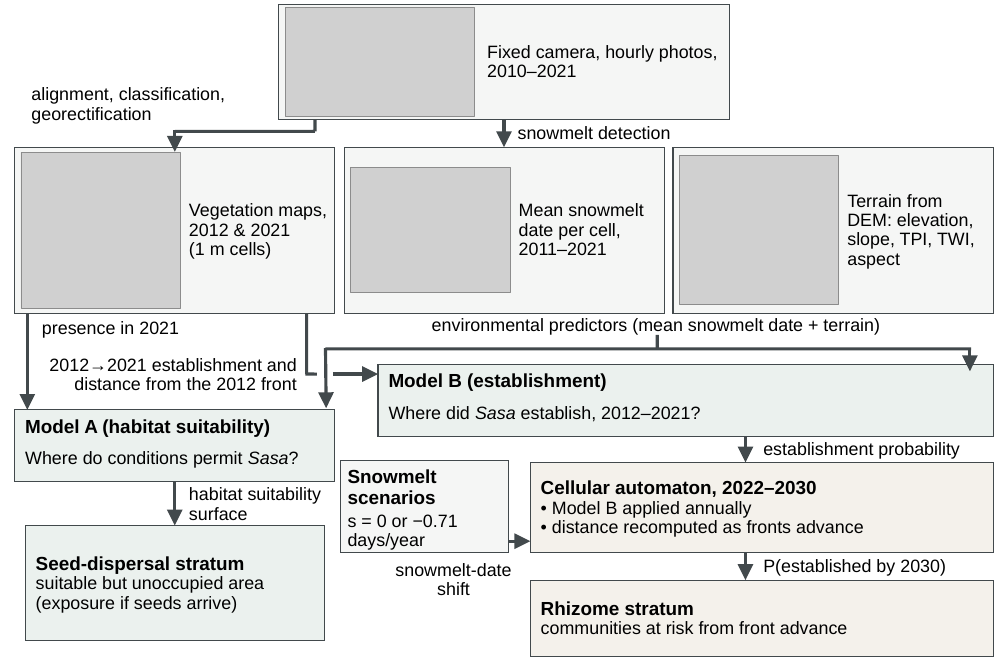
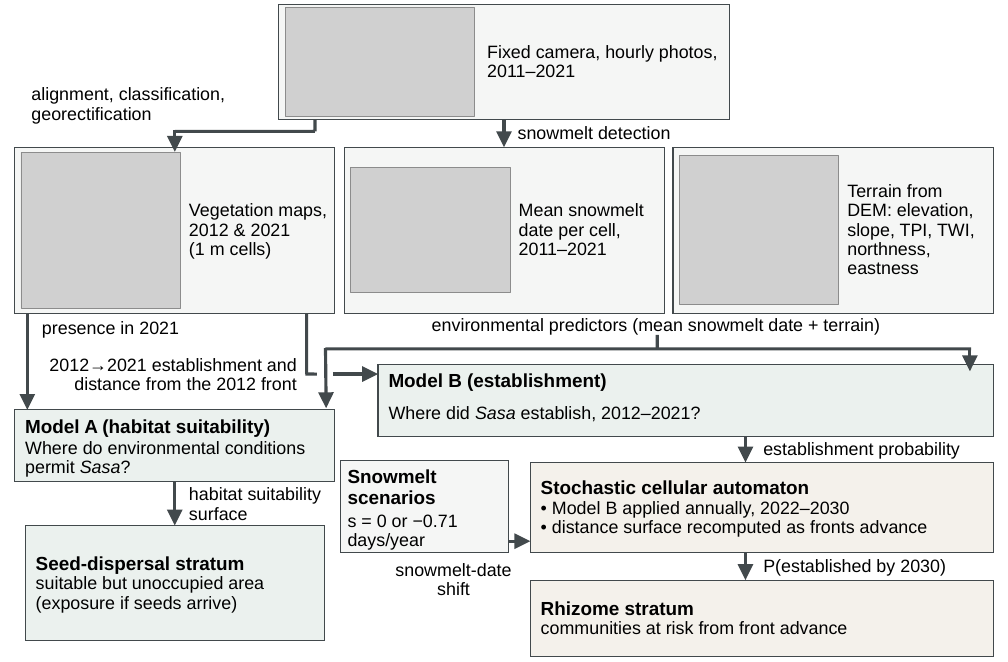
Before and after one commit to 0kam/SasaSDMPaper, a slide deck: slide 1 of paper/files/SasaPaper_Figures_v3.pptx. Drawn at 1008x662 pixels with LibreOffice and Linux fonts; fonts in the diff are those of the drawing; grey boxes stand for pictures. Boxes give left, top, right and bottom in pixels: in the first picture for what was removed or moved away, otherwise in the second. Text is boxed around its words. In the diff, an @@ line names an element or a change of style, - is before the commit and + after.

```diff
--- a/paper/files/SasaPaper_Figures_v3.pptx
+++ b/paper/files/SasaPaper_Figures_v3.pptx
@@ text at [487,45,718,77]: text changed @@
-Fixed camera, hourly photos, 2010–2021
+Fixed camera, hourly photos, 2011–2021
@@ text at [847,184,975,274]: text changed @@
-Terrain from DEM: elevation, slope, TPI, TWI, aspect
+Terrain from DEM: elevation, slope, TPI, TWI, northness, eastness
@@ text at [25,441,305,477]: text changed @@
-Where do conditions permit Sasa?
+Where do environmental conditions permit Sasa?
@@ text at [541,480,928,537]: text changed @@
-Cellular automaton, 2022–2030
-• Model B applied annually
-• distance recomputed as fronts advance
+Stochastic cellular automaton
+• Model B applied annually, 2022–2030
+• distance surface recomputed as fronts advance
```
Also in this commit, not shown: 2 other files.
